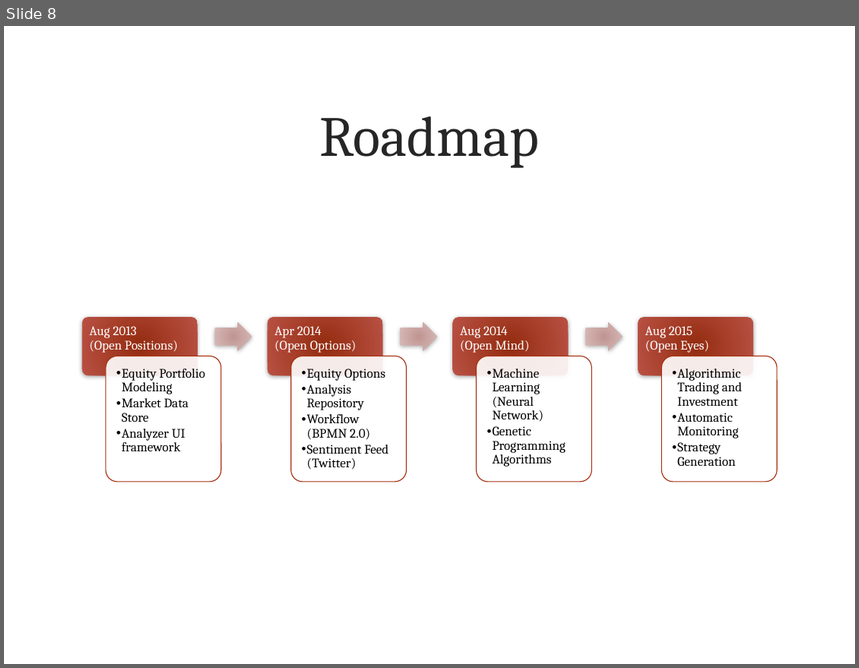
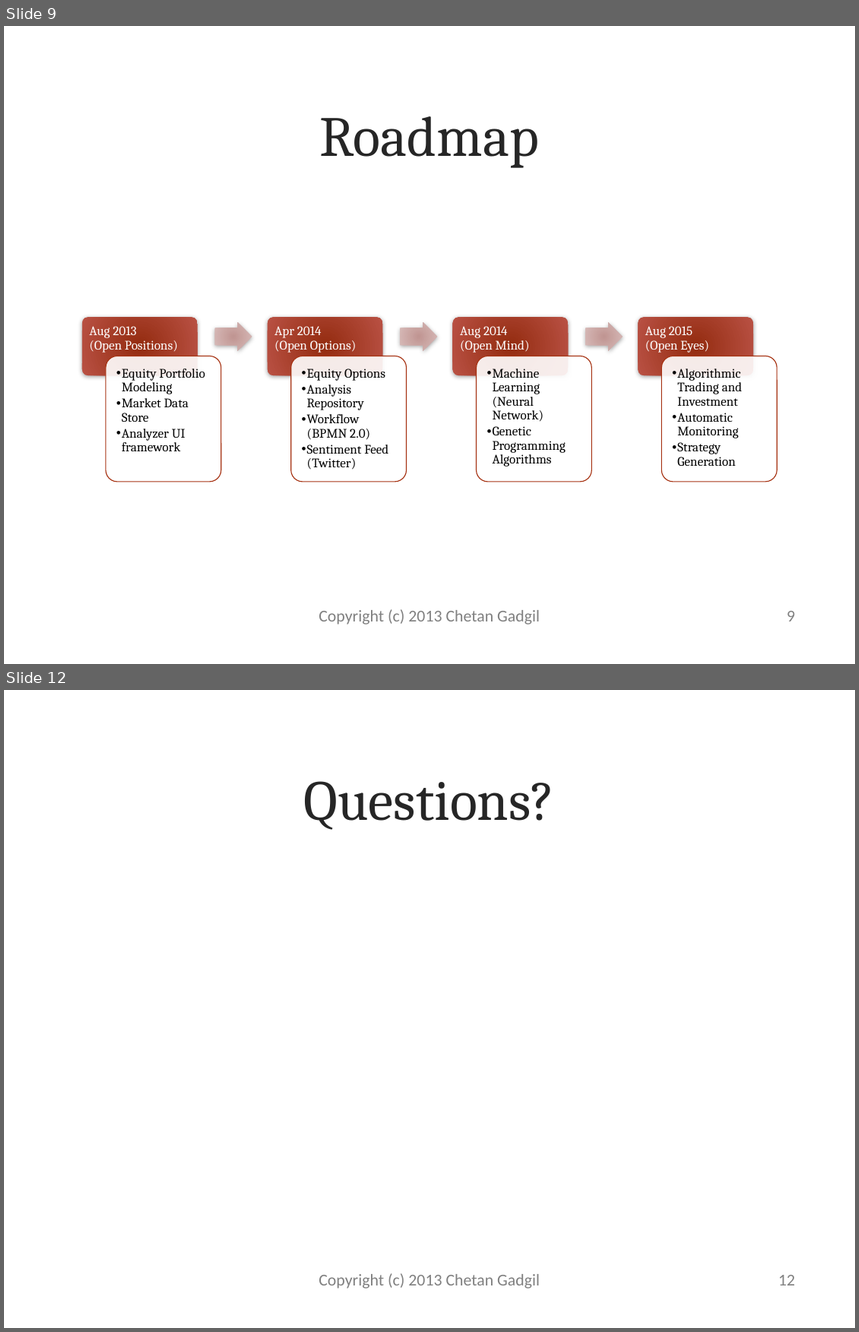
Before and after one commit to manojkumar23/optionpricing, a slide deck: openoptions/docs/OpenOptions.pptx. Shown one above the other, each under a label of ours: slide 8 before the commit, slides 9 and 12 after it; the slides between them are not shown. The pictures are 859x668 and 859x1332 pixels, drawn with LibreOffice and Linux fonts; fonts in the diff are those of the drawing; background and template pictures are left out. Boxes give left, top, right and bottom in pixels: in the first picture for what was removed or moved away, otherwise in the second. Text is boxed around its words. In the diff, an @@ line names an element or a change of style, - is before the commit and + after.

```diff
--- a/openoptions/docs/OpenOptions.pptx
+++ b/openoptions/docs/OpenOptions.pptx
@@ slide 12 added at (4,690,855,1328), background picture (left out) @@
@@ title added at (304,781,556,830), 48 pt, text #262626 @@
+Questions?
@@ text added at (319,1274,540,1289), 14 pt, text #808080 @@
+Copyright (c) 2013 Chetan Gadgil
@@ page number added at (778,1275,795,1286), 14 pt, text #808080 @@
+12
@@ what was slide 8 is now slide 9 @@
@@ slide 9 changed as well @@
@@ text added at (319,610,540,625), 14 pt, text #808080 @@
+Copyright (c) 2013 Chetan Gadgil
@@ page number added at (787,611,795,622), 14 pt, text #808080 @@
+9
```
Also in this commit, not shown: 7 other slides changed, 3 other slides added, 2 slides removed.
